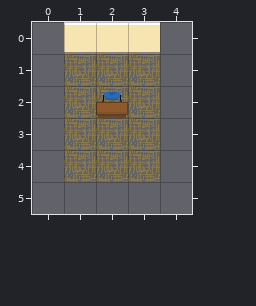
Tiled map (JSON), stored at assets/tilemaps/maps/office.json. That is the earlier state.
Cells are 32x32 px. Shown: x 0..4, y 0..5.
The same view after the edit:
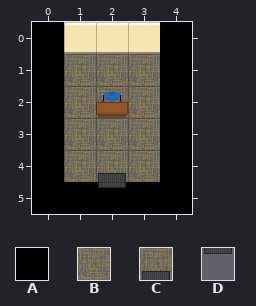
Key: from "risky_tileset": A 0, B 6, C 15, D 21.
_ is an empty cell.
The exact change:
Layer "Floor":
y 4: x 2 B -> C
y 5: x 2 _ -> A
Layer "Collisions":
y 0..4: x 0 _ -> A; x 4 _ -> A
y 5: x 0..4 _____ -> AADAA
Boxes around the changes in both pictures, in picture pixels (x1, y1, x2, y2):
changed: (32, 22, 192, 214)
